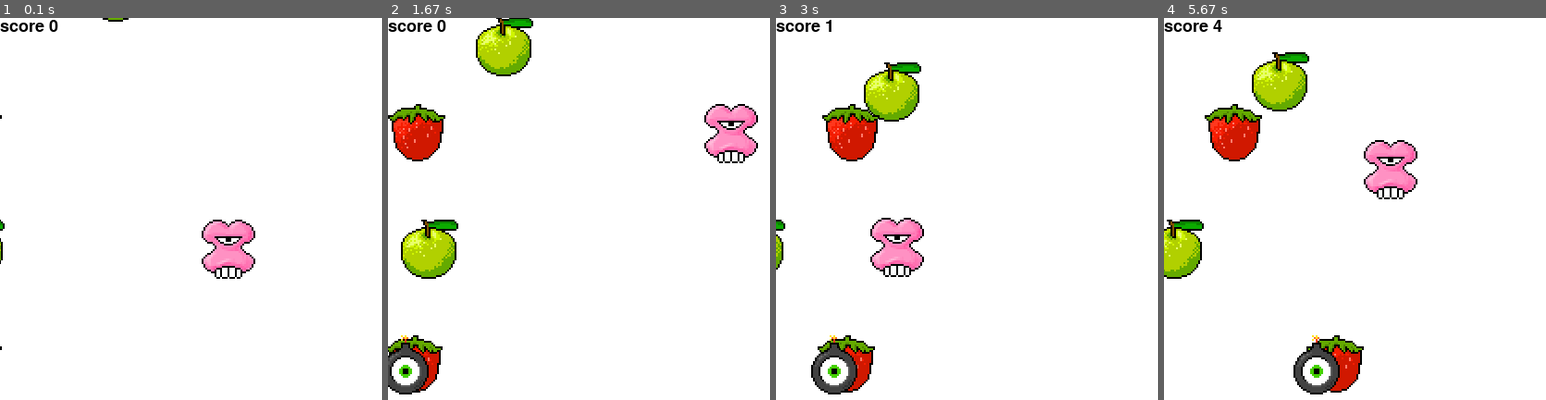
Above: before the commit, frames 1-4 (left to right).
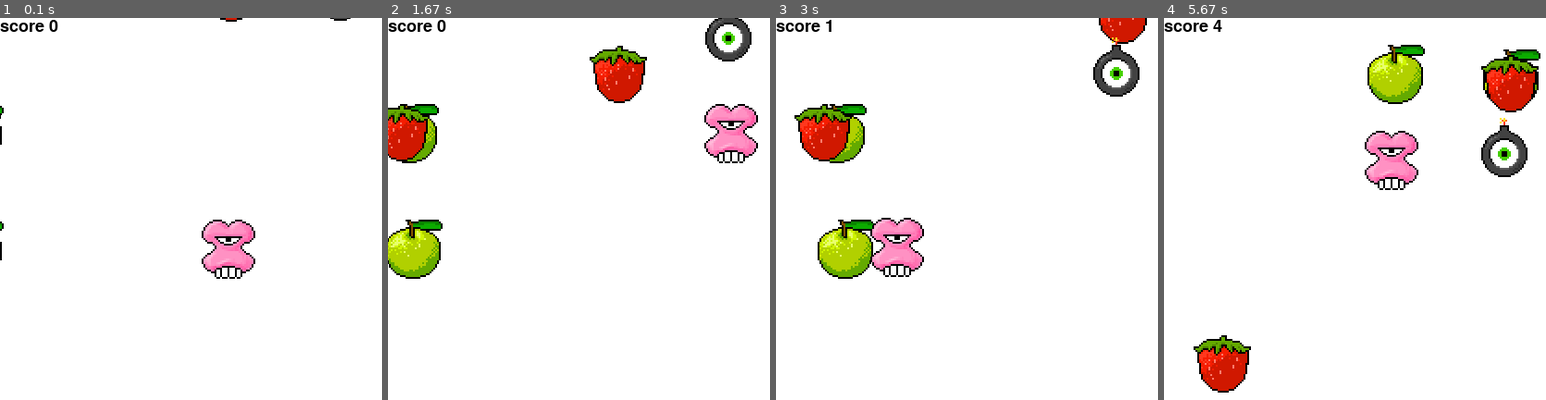
Above: after the commit, the same moments.

Repository: dejmedus/acs-1111-pygame
Game: pygame game, started from game.py
Same seed, same stepped clock (60 frames per second), same inputs: the game is played once before the commit and once after it.
Inputs:
- Up to frame 1 (0.1 s): no input
- Up to frame 2 (1.67 s): hold Right 0.33-0.8 s; hold Up 0.83-1.13 s; hold Right 1.17-1.63 s
- Up to frame 3 (3 s): hold Left 1.67-2.2 s; hold Down 2.23-2.53 s; hold Left 2.57-2.97 s
- Up to frame 4 (5.67 s): hold Up 3-3.37 s; hold Right 3.4-4.03 s; hold Down 4.07-4.43 s; hold Left 4.47-4.93 s; hold Right 4.97-5.43 s; hold Up from 5.47 s (still down)

The runs differ from the first frame. In frame 1, 0.2% of the frame differs, in the area x 0-92%, y 0-87%; in frame 2, 9.0%; in frame 3, 9.4%; in frame 4, 14%, in the area x 0-99%, y 7-99%.

Commit message:
update object classes for readability

Diff:
--- a/classes/bomb.py
+++ b/classes/bomb.py
@@ -4,14 +4,21 @@
 
 
 class Bomb(GameObject):
-
     def __init__(self,):
         super(Bomb, self).__init__(0, 0, f'assets/bomb.png')
-        self.coord_values = choice([[0, (randint(0, 200) / 100) + 1, choice(
-            LANES), -64], [(randint(0, 200) / 100) + 1, 0, -64, choice(LANES)]])
-        self.dx = self.coord_values[0]
-        self.dy = self.coord_values[1]
+        self.coord_values = self.generate_coords()
         self.reset()  # call reset here!
+
+    def generate_coords(self):
+        def get_random():
+            return (randint(0, 200) / 100) + 1
+
+        coord_options = {
+            "horizontal": [get_random(), 0, -64, choice(LANES)],
+            "vertical": [0, get_random(), choice(LANES), -64]
+        }
+
+        return coord_options[choice(['vertical', 'horizontal'])]
 
     def move(self):
         self.x += self.dx
@@ -21,5 +28,8 @@
 
     # add a new method
     def reset(self):
+        self.coord_values = self.generate_coords()
+        self.dx = self.coord_values[0]
+        self.dy = self.coord_values[1]
         self.x = self.coord_values[2]
         self.y = self.coord_values[3]
--- a/classes/fruit.py
+++ b/classes/fruit.py
@@ -11,11 +11,19 @@
 class Fruit(GameObject):
     def __init__(self, fruit: FruitType):
         super(Fruit, self).__init__(0, 0, f'assets/{fruit}.png')
-        self.coord_values = choice([[0, (randint(0, 200) / 100) + 1, choice(
-            LANES), -64], [(randint(0, 200) / 100) + 1, 0, -64, choice(LANES)]])
-        self.dx = self.coord_values[0]
-        self.dy = self.coord_values[1]
+        self.coord_values = self.generate_coords()
         self.reset()  # call reset here!
+
+    def generate_coords(self):
+        def get_random():
+            return (randint(0, 200) / 100) + 1
+
+        coord_options = {
+            "horizontal": [get_random(), 0, -64, choice(LANES)],
+            "vertical": [0, get_random(), choice(LANES), -64]
+        }
+
+        return coord_options[choice(['vertical', 'horizontal'])]
 
     def move(self):
         self.x += self.dx
@@ -25,5 +33,8 @@
 
     # add a new method
     def reset(self):
+        self.coord_values = self.generate_coords()
+        self.dx = self.coord_values[0]
+        self.dy = self.coord_values[1]
         self.x = self.coord_values[2]
         self.y = self.coord_values[3]
